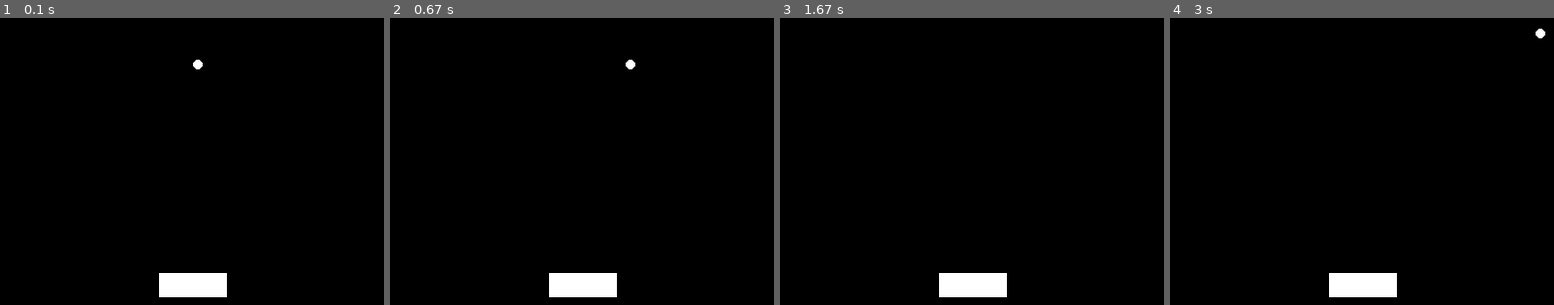
Above: before the commit, frames 1-4 (left to right).
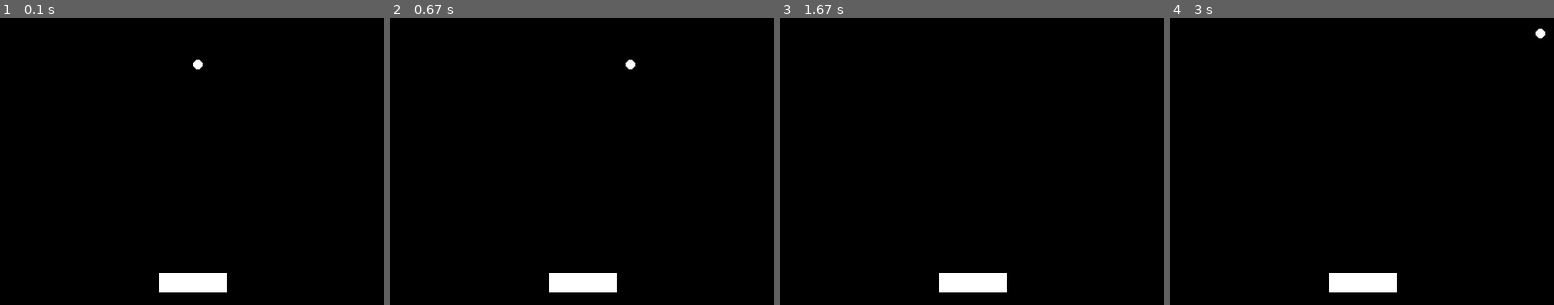
Above: after the commit, the same moments.

Repository: Gibson223/mod-5
Game: pygame game, started from py/main.py
Same seed, same stepped clock (60 frames per second), same inputs: the game is played once before the commit and once after it.
Inputs:
- Up to frame 1 (0.1 s): no input
- Up to frame 2 (0.67 s): hold Right from 0.33 s (still down)
- Up to frame 3 (1.67 s): release Right at 0.8 s; hold Up 0.83-1.13 s; hold Right 1.17-1.63 s
- Up to frame 4 (3 s): hold Left 1.67-2.2 s; tap Home at 1.82 s; hold Down 2.23-2.53 s; hold Left 2.57-2.97 s
The pictures show only the part of the screen within x 25-75%, y 43-93%; the shares and areas given below are measured in that part.

The runs differ from the first frame. In frame 1, 0.3% of the frame differs, in the area x 41-60%, y 95-98%; in frame 2, 0.3%; in frame 3, 0.3%; in frame 4, 0.3%.

Commit message:
moved ball updating to ball object and define how it should call the fgpa_connection module

Diff:
--- a/py/constants.py
+++ b/py/constants.py
@@ -3,6 +3,11 @@
 # Game name string
 GAME_NAME = "Sensor Pong" # use this when referencing the game name so that we can easily change it
 # GAME_VERSION = '0.0.1' # not used currently but might be nice eventually
+
+
+# Offload functions to FPGA and receive from FPGA
+FPGA_ENABLED = False
+
 
 # Audio settings
 Sound = True
@@ -23,7 +28,7 @@
 
 # Paddle size
 PADDLEWIDTH  = 70
-PADDLEHEIGHT = 25
+PADDLEHEIGHT = 20
 PADDLE_Y_POS = 520
 
 # Block size
@@ -32,18 +37,18 @@
 
 # Color definitions
 colors = {
-        "GRAY"      : (100, 100, 100),
-        "NAVYBLUE"  : ( 60,  60, 100),
-        "WHITE"     : (255, 255, 255),
-        "RED"       : (255,   0,   0),
-        "GREEN"     : (  0, 255,   0),
-        "BLUE"      : (  0,   0, 255),
-        "YELLOW"    : (255, 255,   0),
-        "ORANGE"    : (255, 128,   0),
-        "PURPLE"    : (255,   0, 255),
-        "CYAN"      : (  0, 255, 255),
-        "BLACK"     : (  0,   0,   0),
-        "COMBLUE"   : (233, 232, 255)
+        "GRAY"     : (100, 100, 100),
+        "NAVYBLUE" : ( 60,  60, 100),
+        "WHITE"    : (255, 255, 255),
+        "RED"      : (255,   0,   0),
+        "GREEN"    : (  0, 255,   0),
+        "BLUE"     : (  0,   0, 255),
+        "YELLOW"   : (255, 255,   0),
+        "ORANGE"   : (255, 128,   0),
+        "PURPLE"   : (255,   0, 255),
+        "CYAN"     : (  0, 255, 255),
+        "BLACK"    : (  0,   0,   0),
+        "COMBLUE"  : (233, 232, 255)
 }
 
 # Audio track mapping
--- a/py/main.py
+++ b/py/main.py
@@ -122,10 +122,11 @@
         self.AllSpritesList.add(self.paddle)
         self.CollisionSpritesList.add(self.paddle)
 
-        # Todo convert .wav files to SIGNED 16-bit Little Endian, 44.1KHz, Stereo
-        #AudioObj.playMusic('mainGameMusic')
+        # Play some music!
+        # use one of these
+        #AudioObj.playMusic('highScore')
         #AudioObj.playMusic('menu')
-        #AudioObj.playMusic('highScore')
+        AudioObj.playMusic('mainGameMusic')
 
         # Create 4 walls
         for i in range(4):
@@ -150,36 +151,20 @@
         if keyBindings.checkPress('right', keysPressed):
             self.playerBall.xspeed += 0.1
 
-        #reset ball location when pressing K_HOME
+        #(re)set ball location when pressing K_HOME (cheat)
         if keyBindings.checkPress('restart', keysPressed):
             self.playerBall.rect.x = 100
             self.playerBall.rect.y = 100
 
     def updateGame(self):
         """
-        Updates sprites and stuff
+        Updates sprites and stuff. Called once every frame while playing game.
         """
 
         # Handle collisions
-        self.playerBall.xspeed, self.playerBall.yspeed = CollisionHandling.evaluate(self.playerBall.xspeed, self.playerBall.yspeed, self.playerBall, self.CollisionSpritesList)
-        # Note: collision handling is less broken now, but the ball still disappears into the walls
-
-#        THE FOLLOWING CODE BLOCK HAS BEEN REPLACED BY CollisionHandling.evaluate():
-#
-#        # Return Sprite_List of objects colliding with ball
-#        collisions = pygame.sprite.spritecollide(self.playerBall, self.CollisionSpritesList, False)
-#        #print(collisions)
-#
-#        if len(collisions) != 0: # Placeholder logic for collision handling (it really doesn't work)
-#            self.playerBall.xspeed = -self.playerBall.xspeed
-#            self.playerBall.yspeed = -self.playerBall.yspeed
-#        #else:
-#        #    print("No collisions")
-#        # Collisions should ultimately be forwarded to the FPGA
-
+        CollisionHandling.evaluate(self.playerBall.xspeed, self.playerBall.yspeed, self.playerBall, self.CollisionSpritesList)
+        # Note: collision handling is less broken once again, but the ball still disappears into the walls
         self.playerBall.update()
-        #self.playerBall.rect.x += self.playerBall.xspeed
-        #self.playerBall.rect.y += self.playerBall.yspeed
 
         Screen.fill(constants.colors["BLACK"])
 
@@ -193,7 +178,6 @@
 class CollisionHandling:
     """
     Abstract class containing collision handling functions
-    Should eventually also contain stuff for FPGA communication
     """
     def evaluate(ballXspeed, ballYspeed, ballObj, collisionSpritesList):
         """
@@ -206,7 +190,7 @@
         if len(collisions) == 0:
 
             # then speeds do not change and function exits
-            return (ballXspeed, ballYspeed)
+            return
 
 
         # if there are collisions iterate through them
@@ -214,16 +198,7 @@
         for c in collisions:
 
             isVertical = CollisionHandling.findBounceIsVertical(ballObj, c)
-            #print(isVertical)
-
-            if isVertical:
-
-                return (-ballXspeed, ballYspeed)
-
-            else:
-
-                return (ballXspeed, -ballYspeed)
-
+            ballObj.bounce(isVertical)
 
 
     def findBounceIsVertical(ballObj, collisionObj):
--- a/py/objects.py
+++ b/py/objects.py
@@ -48,10 +48,41 @@
         self.rect.x = constants.WINDOW_WIDTH  // 2
         self.rect.y = constants.WINDOW_HEIGHT // 2
 
+    def bounce(self, bounceIsVertical):
+        """
+        Used in conjunction with
+        """
+        # This function should
+        # but until the connection is realized this function will take care of that.
+        if constants.FPGA_ENABLED:
+            #self.rect.x, self.rect.y = fpga_connection.sendBounce(bounceIsVertical, self.xspeed, self.yspeed, bounceConstant)
+            pass
+        else:
+            if bounceIsVertical:
+                self.xspeed *= -1
+            else:
+                self.yspeed *= -1
+
+
     def update(self):
         """update ball location"""
         self.rect.x += self.xspeed
         self.rect.y += self.yspeed
+
+
+        # test if ball is OoB
+        # The out of bounds glitch seems to have something to do with how pygame handles
+        #     collisions, as well as the way the main.CollisionHandler works.
+        # TODO TODO TODO investigate...
+        if (self.rect.x < 0 or self.rect.x > constants.WINDOW_WIDTH) or (self.rect.y < 0 or self.rect.y > constants.WINDOW_HEIGHT):
+
+            print("Alert! Ball is out of bounds!")
+
+        else:
+            # Can be used to see how many inside-bounds frames are inbetween OoB frames
+            #print(".___.")
+            pass
+
 
 
 class Paddle(pygame.sprite.Sprite):
--- a/py/unused/fpga_connection.py
+++ b/py/unused/fpga_connection.py
@@ -18,3 +18,13 @@
 def stopConnection():
     clock.stop()                # stop the clock
     GPIO.cleanup()              # stop any operation on the pins
+
+
+
+
+def sendBounce(bounceIsVertical, xspeed, yspeed, bounceConstant):
+    """
+    should convert all values to a format specified in the fpga connection,
+    and then call the sendData() function on the converted arguments
+    """
+    return
